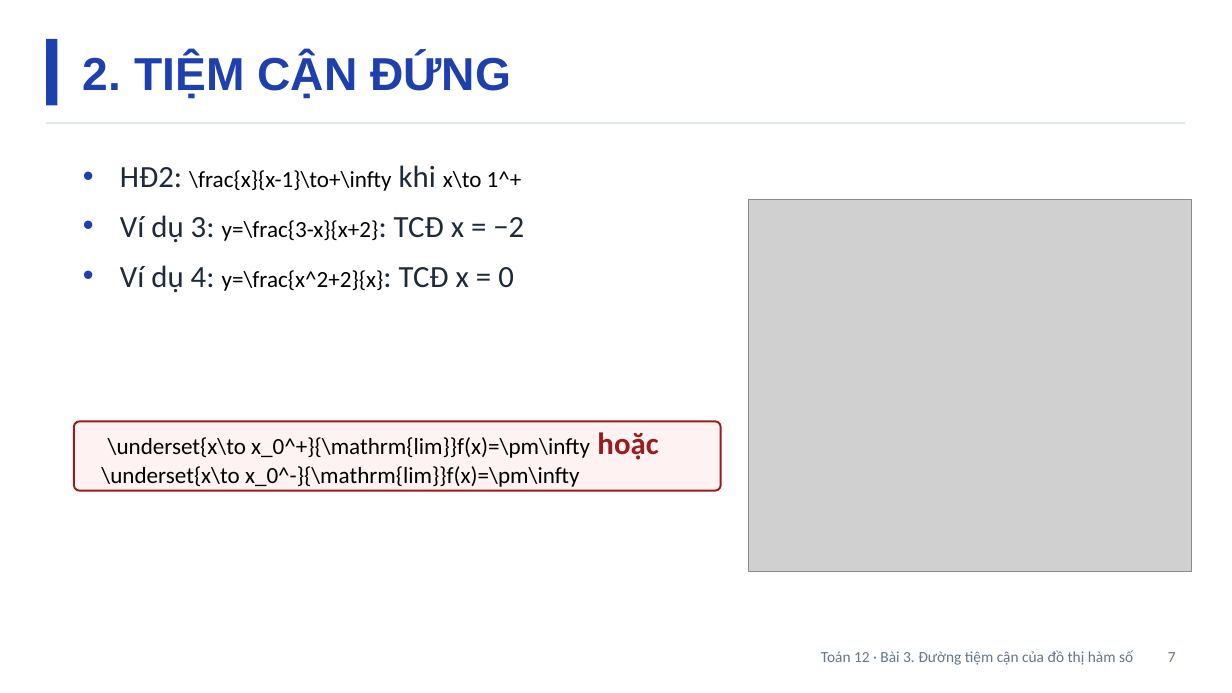
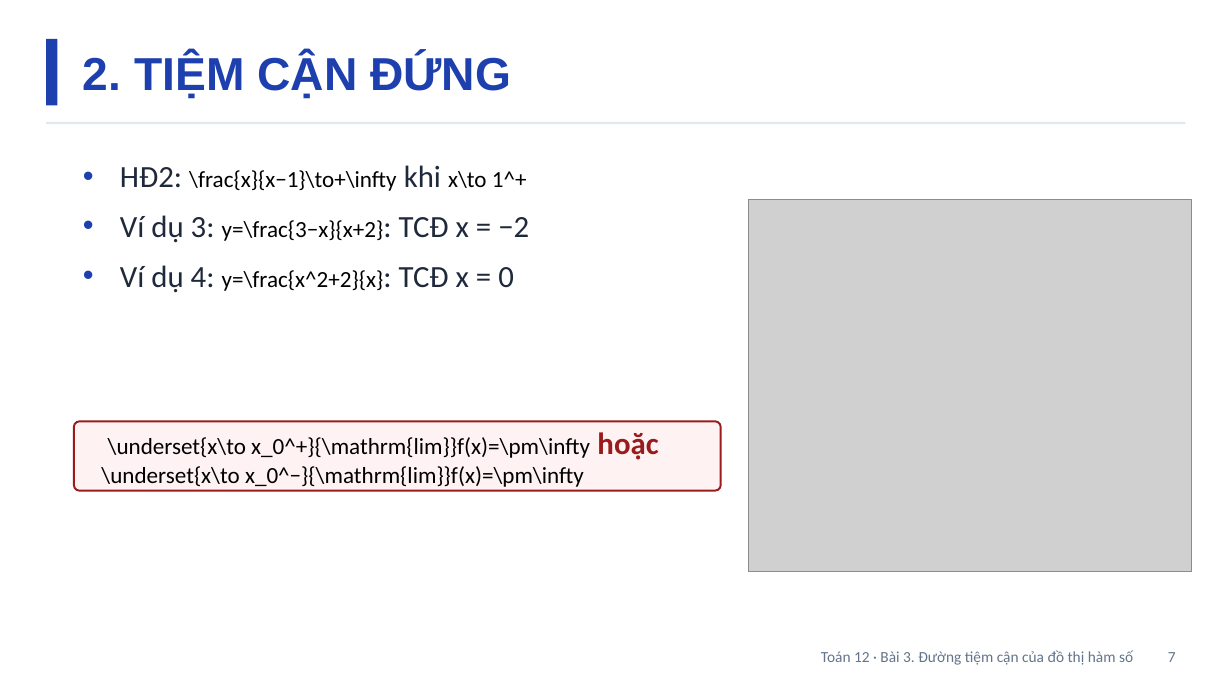
Before and after one commit to Trangtu66/Taode_thi_online, a slide deck: slide 7 of slides/Toan12/Slide_TOAN12_Bai3_T10-13.pptx. Drawn at 1232x693 pixels with LibreOffice and Linux fonts; fonts in the diff are those of the drawing; grey boxes stand for pictures. Boxes give left, top, right and bottom in pixels: in the first picture for what was removed or moved away, otherwise in the second. Text is boxed around its words. In the diff, an @@ line names an element or a change of style, - is before the commit and + after.

```diff
--- a/slides/Toan12/Slide_TOAN12_Bai3_T10-13.pptx
+++ b/slides/Toan12/Slide_TOAN12_Bai3_T10-13.pptx
@@ text at (120,165,529,243): text changed @@
-• HĐ2: \frac{x}{x-1}\to+\infty khi x\to 1^+
-• Ví dụ 3: y=\frac{3-x}{x+2}: TCĐ x = −2
+• HĐ2: \frac{x}{x−1}\to+\infty khi x\to 1^+
+• Ví dụ 3: y=\frac{3−x}{x+2}: TCĐ x = −2
@@ text at (101,432,658,490): text changed @@
-\underset{x\to x_0^+}{\mathrm{lim}}f(x)=\pm\infty hoặc \underset{x\to x_0^-}{\mathrm{lim}}f(x)=\pm\infty
+\underset{x\to x_0^+}{\mathrm{lim}}f(x)=\pm\infty hoặc \underset{x\to x_0^−}{\mathrm{lim}}f(x)=\pm\infty
```
Also in this commit, not shown: 8 other slides changed, 50 other files.
